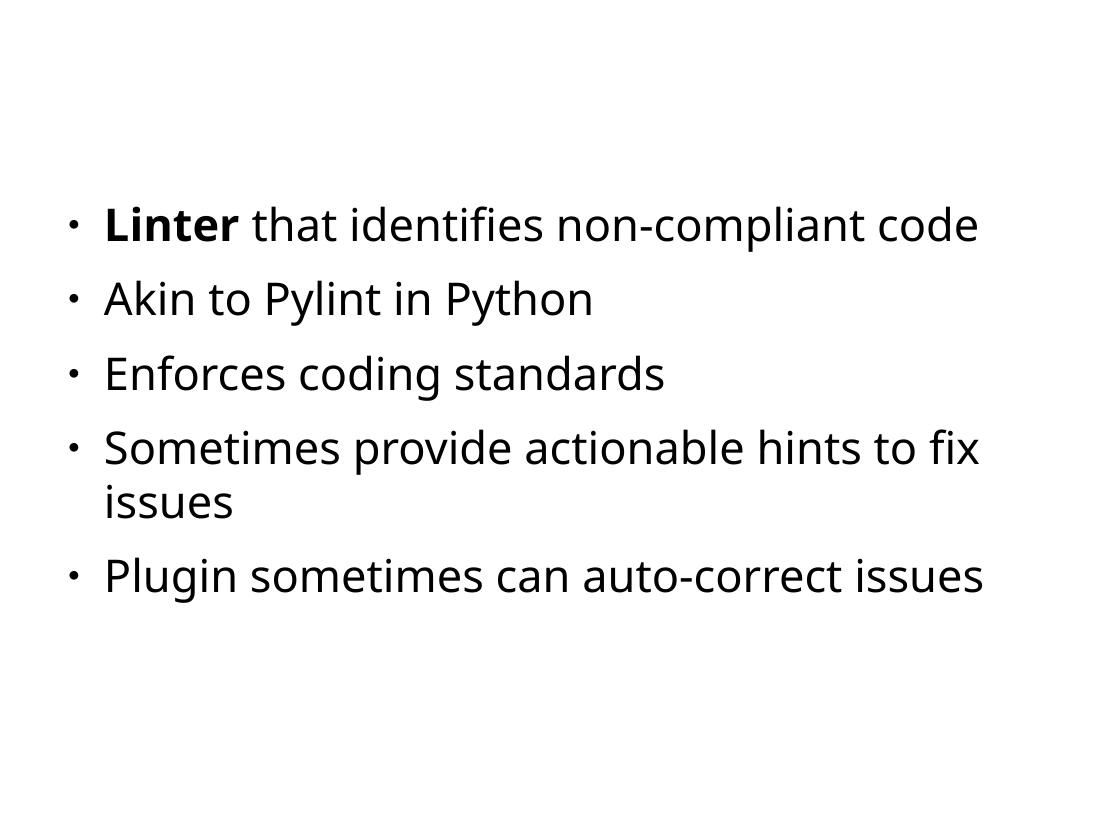
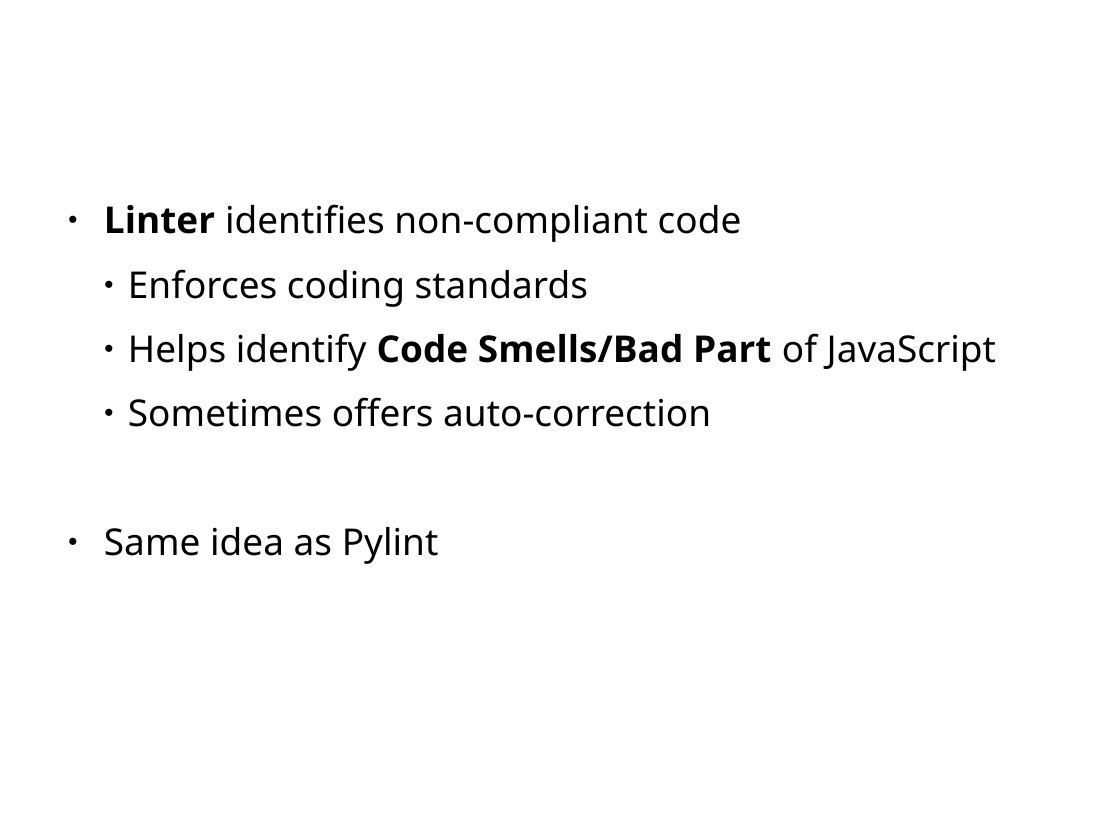
Before and after one commit to zoldello/eslint-for-beginners, a slide deck: slide 4 of eslint-talk.pptx. Drawn at 1120x840 pixels with LibreOffice and Linux fonts; fonts in the diff are those of the drawing; background and template pictures are left out. Boxes give left, top, right and bottom in pixels: in the first picture for what was removed or moved away, otherwise in the second. Text is boxed around its words. In the diff, an @@ line names an element or a change of style, - is before the commit and + after.

```diff
--- a/eslint-talk.pptx
+++ b/eslint-talk.pptx
@@ text at bbox=[104, 204, 742, 242]: text changed; size 32 to 26.2 pt @@
-● Linter that identifies non-compliant code
-● Akin to Pylint in Python
+● Linter identifies non-compliant code
@@ text at bbox=[128, 269, 588, 307]: size 32 to 26.2 pt in "Enforces coding standards"; list level 1 to 3 in "Enforces coding standards" @@
@@ text at bbox=[104, 333, 996, 564]: text changed; size 32 to 26.2 pt @@
-● Sometimes provide actionable hints to fix issues
-● Plugin sometimes can auto-correct issues
+    ● Helps identify Code Smells/Bad Part of JavaScript
+    ● Sometimes offers auto-correction
+● Same idea as Pylint
```
Also in this commit, not shown: 6 other slides changed, 1 slide added, 1 slide removed, 2 other files.
